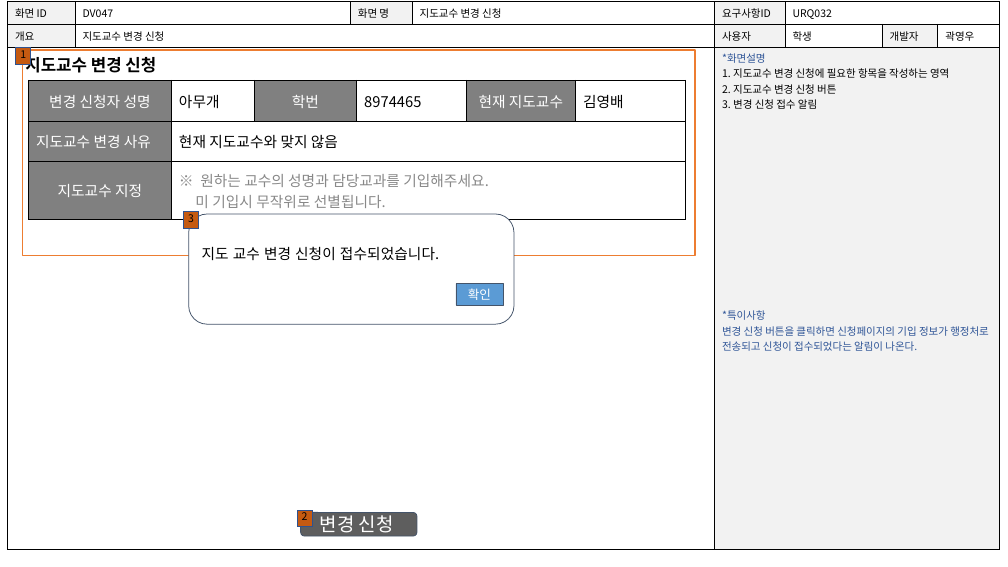
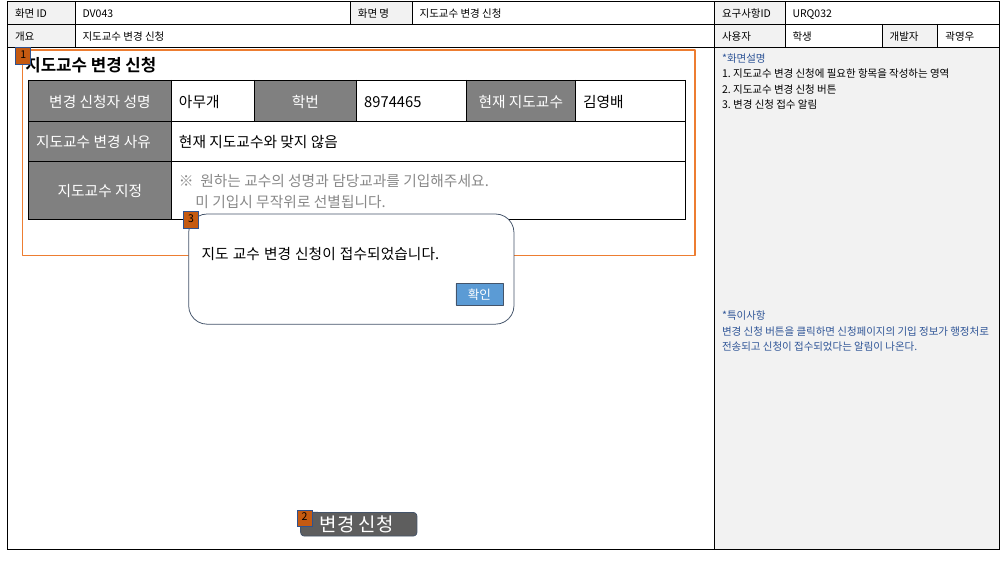
Before and after one commit to weather0/yd_Final01, a slide deck: slide 46 of 문서/작성중/(작업중-최신!)디자인통합222.pptx. Drawn at 1008x567 pixels with LibreOffice and Linux fonts; fonts in the diff are those of the drawing. Boxes give left, top, right and bottom in pixels: in the first picture for what was removed or moved away, otherwise in the second. Text is boxed around its words. In the diff, an @@ line names an element or a change of style, - is before the commit and + after.

```diff
--- a/문서/작성중/(작업중-최신!)디자인통합222.pptx
+++ b/문서/작성중/(작업중-최신!)디자인통합222.pptx
@@ table at [8, 2, 999, 547] @@
-row 1, column 2: DV047
+row 1, column 2: DV043
```
Also in this commit, not shown: 30 other slides changed.
